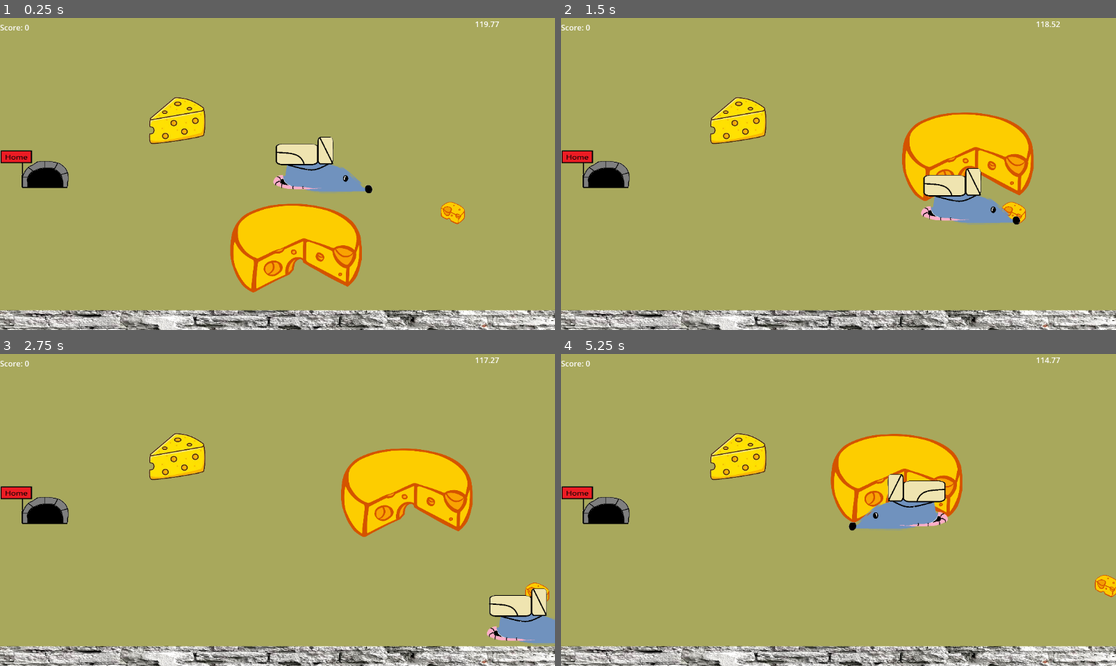
Above: before the commit, frames 1-4 (two rows, left to right).
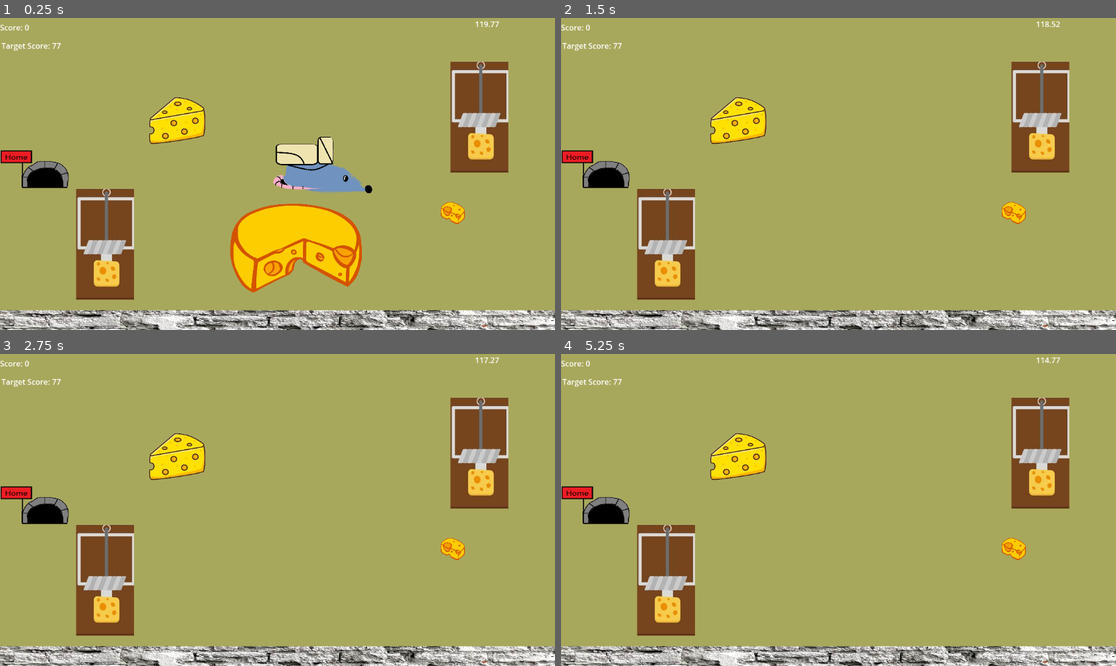
Above: after the commit, the same moments.

Repository: Airon-Tree/MouseGame
Game: Godot game, scene res://Object/main.tscn
Two runs of this game, one before a commit and one after it. Both use one fixed random seed, a clock stepped at 60 frames per second and the inputs below.
Inputs:
- Up to frame 1 (0.25 s): no input
- Up to frame 2 (1.5 s): hold Right (move_right) 0.53-1.28 s; tap F (pickup) at 0.6, 1.35 s; hold Down (move_down) from 1.28 s (still down)
- Up to frame 3 (2.75 s): release Down (move_down) at 2.03 s; hold Right (move_right) from 2.03 s (still down); tap R (win) at 2.1 s; tap F (pickup) at 2.3 s
- Up to frame 4 (5.25 s): release Right (move_right) at 2.78 s; hold Up (move_up) 2.78-3.53 s; tap F (pickup) at 2.85, 3.6, 4.55, 5.1 s; hold Left (move_left) 3.53-5.03 s; tap R (win) at 4.35 s; hold Down (move_down) from 5.03 s (still down)

The runs differ from the first frame. In frame 1, 7.6% of the frame differs, in the area x 0-92%, y 8-91%; in frame 2, 14%; in frame 3, 14%; in frame 4, 14%, in the area x 0-100%, y 8-91%.

Commit message:
target score display and mousetrap

Diff:
--- a/Object/main.gd
+++ b/Object/main.gd
@@ -2,13 +2,27 @@
 
 var score: int
 var high_score= 0
-var target_score = 200
+var target_score: int
 var prev_score: int
 
 
 # Called when the node enters the scene tree for the first time.
 func _ready() -> void:
 	$Timer.start()
+	target_score = _get_target_score()
+
+
+
+
+func _get_target_score() -> int:
+	var target := 0
+	for pickup in get_tree().get_nodes_in_group("cheese"):
+		if pickup.has_method("get_score_value"):
+			target += pickup.get_score_value()
+	return target - (target / 10)
+
+
+
 
 
 
@@ -16,7 +30,7 @@
 func _process(delta: float) -> void:
 	var rounded = "%.2f" % $Timer.time_left
 	$TimerLabel.text = str(rounded)
-	$ScoreLabel.text = str(score)
+	$ScoreLabel.text = "Target Score: " + str(target_score)
 
 
 func _on_timer_timeout() -> void:
--- a/Object/main.tscn
+++ b/Object/main.tscn
@@ -8,7 +8,8 @@
 [ext_resource type="PackedScene" uid="uid://c4tphd3q80phl" path="res://Object/wall.tscn" id="5_53eub"]
 [ext_resource type="Script" uid="uid://rfilx2578c5q" path="res://Object/label.gd" id="7_xkpur"]
 [ext_resource type="PackedScene" uid="uid://drjjh4hukbjb4" path="res://Scenes/ScoreUI.tscn" id="8_2itwi"]
-[ext_resource type="PackedScene" uid="uid://b4lfvc3e0ehdo" path="res://Object/hole.tscn" id="9_84tgt"]
+[ext_resource type="PackedScene" uid="uid://b0rwbxb01dje7" path="res://Object/mousetrap.tscn" id="8_3y6f8"]
+[ext_resource type="PackedScene" path="res://Object/hole.tscn" id="9_84tgt"]
 [ext_resource type="PackedScene" uid="uid://bmsnhy747fxhw" path="res://Scenes/WinUI.tscn" id="10_84tgt"]
 
 [node name="Main" type="Node2D"]
@@ -19,17 +20,17 @@
 offset_bottom = 648.0
 color = Color(1, 1, 0.42352942, 0.50980395)
 
-[node name="Player" parent="." instance=ExtResource("2_f1bcj")]
+[node name="Player" parent="." groups=["mouse"] instance=ExtResource("2_f1bcj")]
 position = Vector2(674, 305)
 base_move_speed = 400.0
 
-[node name="Cheese" parent="." instance=ExtResource("1_pka1d")]
+[node name="Cheese" parent="." groups=["cheese"] instance=ExtResource("1_pka1d")]
 position = Vector2(368, 212)
 
-[node name="bigcheese" parent="." instance=ExtResource("3_ior4o")]
+[node name="bigcheese" parent="." groups=["cheese"] instance=ExtResource("3_ior4o")]
 position = Vector2(624, 480)
 
-[node name="smallcheese" parent="." instance=ExtResource("4_53eub")]
+[node name="smallcheese" parent="." groups=["cheese"] instance=ExtResource("4_53eub")]
 position = Vector2(942, 405)
 
 [node name="wall" parent="." instance=ExtResource("5_53eub")]
@@ -53,8 +54,17 @@
 [node name="WinUI" parent="." instance=ExtResource("10_84tgt")]
 
 [node name="ScoreLabel" type="Label" parent="."]
-visible = false
-offset_right = 40.0
-offset_bottom = 23.0
+offset_left = 3.0
+offset_top = 46.0
+offset_right = 43.0
+offset_bottom = 69.0
 
+[node name="Mousetrap" parent="." instance=ExtResource("8_3y6f8")]
+position = Vector2(218, 470)
+
+[node name="Mousetrap2" parent="." instance=ExtResource("8_3y6f8")]
+position = Vector2(995, 206)
+
+[connection signal="mouse_entered" from="Player" to="." method="_on_player_mouse_entered"]
+[connection signal="mouse_entered" from="Player" to="Mousetrap" method="_on_player_mouse_entered"]
 [connection signal="timeout" from="Timer" to="." method="_on_timer_timeout"]
--- /dev/null
+++ b/Object/mousetrap.gd
@@ -0,0 +1,13 @@
+extends Area2D
+
+func _ready() -> void:
+	# Connect once when ready
+	connect("body_entered", Callable(self, "_on_body_entered"))
+
+func _on_body_entered(body: Node) -> void:
+	if body.is_in_group("mouse"):
+		print("ded")
+		if body.has_method("die"):
+			body.die()
+		else:
+			body.queue_free()
--- a/Object/mousetrap.tscn
+++ b/Object/mousetrap.tscn
@@ -1,17 +1,21 @@
-[gd_scene load_steps=4 format=3 uid="uid://b0rwbxb01dje7"]
+[gd_scene load_steps=5 format=3 uid="uid://b0rwbxb01dje7"]
 
 [ext_resource type="Texture2D" uid="uid://c2ua51sqcr4eb" path="res://Object/mousetrap.jpg" id="1_a6tmg"]
+[ext_resource type="Script" uid="uid://dowkghopas46f" path="res://Object/mousetrap.gd" id="1_hnpif"]
 [ext_resource type="Script" uid="uid://s5og53txm7nj" path="res://collision_shape_2d.gd" id="2_hnpif"]
 
 [sub_resource type="RectangleShape2D" id="RectangleShape2D_yrc38"]
 size = Vector2(131, 230)
 
-[node name="Mousetrap" type="Sprite2D"]
-texture = ExtResource("1_a6tmg")
-region_enabled = true
-region_rect = Rect2(81, 54, 131, 229)
+[node name="Mousetrap" type="Area2D"]
+script = ExtResource("1_hnpif")
 
 [node name="CollisionShape2D" type="CollisionShape2D" parent="."]
 position = Vector2(-0.5, 1)
 shape = SubResource("RectangleShape2D_yrc38")
 script = ExtResource("2_hnpif")
+
+[node name="Sprite2D" type="Sprite2D" parent="."]
+texture = ExtResource("1_a6tmg")
+region_enabled = true
+region_rect = Rect2(85, 54, 120, 230)
--- a/collision_shape_2d.gd
+++ b/collision_shape_2d.gd
@@ -3,8 +3,12 @@
 
 # Called when the node enters the scene tree for the first time.
 func _ready() -> void:
-	pass # Replace with function body.
+	connect("body_entered", Callable(self, "_on_body_entered"))
 
+func _on_body_entered(body: Node) -> void:
+	if body.is_in_group("mouse"):
+		print("ded")
+		body.queue_free()
 
 # Called every frame. 'delta' is the elapsed time since the previous frame.
 func _process(delta: float) -> void:
--- a/project.godot
+++ b/project.godot
@@ -18,6 +18,8 @@
 [global_group]
 
 hud=""
+mouse=""
+cheese=""
 
 [input]
 
Not shown: 1 places in Object/main.tscn that only renumber resources
Not shown, added: Object/mousetrap.gd.uid
